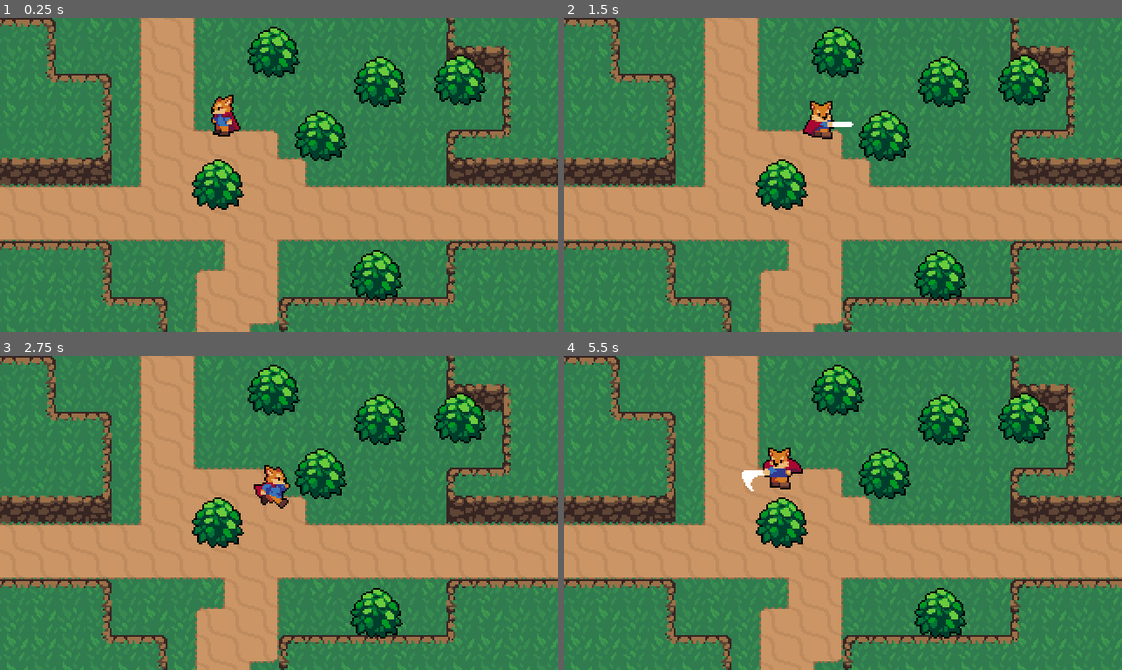
Above: before the commit, frames 1-4 (two rows, left to right).
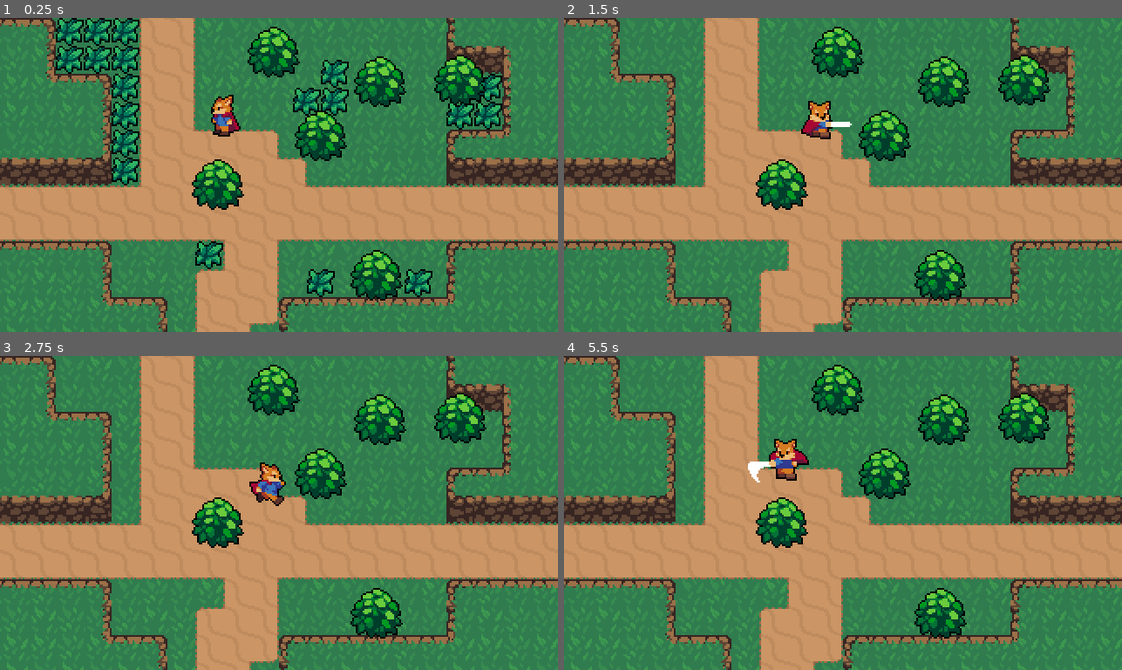
Above: after the commit, the same moments.

Repository: blbynum/action-rpg-tutorial
Game: Godot game, scene res://World.tscn
Two runs of this game, one before a commit and one after it. Both use one fixed random seed, a clock stepped at 60 frames per second and the inputs below.
Inputs:
- Up to frame 1 (0.25 s): no input
- Up to frame 2 (1.5 s): tap Enter at 0.5 s; hold Right (ui_right) 0.53-1.28 s; tap J (Attack) at 0.6, 1.35 s; hold Down (ui_down) from 1.28 s (still down)
- Up to frame 3 (2.75 s): release Down (ui_down) at 2.03 s; hold Right (ui_right) from 2.03 s (still down); tap J (Attack) at 2.1 s
- Up to frame 4 (5.5 s): release Right (ui_right) at 2.78 s; hold Up (ui_up) 2.78-3.53 s; tap J (Attack) every 0.75 s from 2.85 to 5.1 s; hold Left (ui_left) 3.53-5.03 s; hold Down (ui_down) from 5.03 s (still down)

The runs differ from the first frame. In frame 1, 6.2% of the frame differs, in the area x 10-90%, y 0-89%; in frame 2, 0.3%; in frame 3, 0.6%; in frame 4, 1.0%.

Commit message:
P10 - add grass

Diff:
--- a/Player/Player.gd
+++ b/Player/Player.gd
@@ -24,7 +24,7 @@
 
 # every frame
 # delta represents divergence from 60 FPS
-func _physics_process(delta):
+func _process(delta):
 	match(state):
 		MOVE:
 			move_state(delta)
--- a/World.tscn
+++ b/World.tscn
@@ -1,10 +1,12 @@
-[gd_scene load_steps=56 format=2]
+[gd_scene load_steps=58 format=2]
 
 [ext_resource path="res://World/Bush.tscn" type="PackedScene" id=1]
 [ext_resource path="res://Player/Player.tscn" type="PackedScene" id=2]
 [ext_resource path="res://World/GrassBackground.png" type="Texture" id=3]
 [ext_resource path="res://World/DirtTileset.png" type="Texture" id=4]
 [ext_resource path="res://World/CliffTileset.png" type="Texture" id=5]
+[ext_resource path="res://World/Grass.tscn" type="PackedScene" id=6]
+[ext_resource path="res://World/Grass.png" type="Texture" id=7]
 
 [sub_resource type="TileSet" id=1]
 0/name = "DirtTileset.png 0"
@@ -514,20 +516,95 @@
 [node name="Player" parent="YSort" instance=ExtResource( 2 )]
 position = Vector2( 128, 64 )
 
-[node name="Bush" parent="YSort" instance=ExtResource( 1 )]
+[node name="Bushes" type="YSort" parent="YSort"]
+
+[node name="Bush" parent="YSort/Bushes" instance=ExtResource( 1 )]
 position = Vector2( 125, 100 )
 
-[node name="Bush2" parent="YSort" instance=ExtResource( 1 )]
+[node name="Bush2" parent="YSort/Bushes" instance=ExtResource( 1 )]
 position = Vector2( 216, 152 )
 
-[node name="Bush3" parent="YSort" instance=ExtResource( 1 )]
+[node name="Bush3" parent="YSort/Bushes" instance=ExtResource( 1 )]
 position = Vector2( 157, 24 )
 
-[node name="Bush4" parent="YSort" instance=ExtResource( 1 )]
+[node name="Bush4" parent="YSort/Bushes" instance=ExtResource( 1 )]
 position = Vector2( 264, 40 )
 
-[node name="Bush5" parent="YSort" instance=ExtResource( 1 )]
+[node name="Bush5" parent="YSort/Bushes" instance=ExtResource( 1 )]
 position = Vector2( 218, 41 )
 
-[node name="Bush6" parent="YSort" instance=ExtResource( 1 )]
+[node name="Bush6" parent="YSort/Bushes" instance=ExtResource( 1 )]
 position = Vector2( 184, 72 )
+
+[node name="Grass" type="YSort" parent="YSort"]
+
+[node name="Grass" parent="YSort/Grass" instance=ExtResource( 6 )]
+position = Vector2( 32, 16 )
+
+[node name="Grass2" parent="YSort/Grass" instance=ExtResource( 6 )]
+position = Vector2( 48, 16 )
+
+[node name="Grass3" parent="YSort/Grass" instance=ExtResource( 6 )]
+position = Vector2( 32, 0 )
+
+[node name="Grass4" parent="YSort/Grass" instance=ExtResource( 6 )]
+position = Vector2( 48, 0 )
+
+[node name="Grass" parent="YSort/Grass/Grass4" instance=ExtResource( 6 )]
+position = Vector2( 64, 128 )
+
+[node name="Grass" type="Sprite" parent="YSort/Grass/Grass4/Grass"]
+position = Vector2( 168, -72 )
+texture = ExtResource( 7 )
+
+[node name="Grass" type="Sprite" parent="YSort/Grass/Grass4/Grass/Grass"]
+position = Vector2( -16, 0 )
+texture = ExtResource( 7 )
+
+[node name="Grass2" type="Sprite" parent="YSort/Grass/Grass4/Grass/Grass"]
+position = Vector2( 0, -16 )
+texture = ExtResource( 7 )
+
+[node name="Grass3" type="Sprite" parent="YSort/Grass/Grass4/Grass/Grass"]
+position = Vector2( -40, 96 )
+texture = ExtResource( 7 )
+
+[node name="Grass4" type="Sprite" parent="YSort/Grass/Grass4/Grass/Grass"]
+position = Vector2( -96, 96 )
+texture = ExtResource( 7 )
+
+[node name="Grass5" type="Sprite" parent="YSort/Grass/Grass4/Grass/Grass"]
+position = Vector2( -88, -8 )
+texture = ExtResource( 7 )
+
+[node name="Grass6" type="Sprite" parent="YSort/Grass/Grass4/Grass/Grass"]
+position = Vector2( -104, -8 )
+texture = ExtResource( 7 )
+
+[node name="Grass7" type="Sprite" parent="YSort/Grass/Grass4/Grass/Grass"]
+position = Vector2( -88, -24 )
+texture = ExtResource( 7 )
+
+[node name="Grass8" type="Sprite" parent="YSort/Grass/Grass4/Grass/Grass"]
+position = Vector2( -208, 32 )
+texture = ExtResource( 7 )
+
+[node name="Grass9" type="Sprite" parent="YSort/Grass/Grass4/Grass/Grass"]
+position = Vector2( -208, 16 )
+texture = ExtResource( 7 )
+
+[node name="Grass10" type="Sprite" parent="YSort/Grass/Grass4/Grass/Grass"]
+position = Vector2( -208, 0 )
+texture = ExtResource( 7 )
+
+[node name="Grass11" type="Sprite" parent="YSort/Grass/Grass4/Grass/Grass"]
+position = Vector2( -208, -16 )
+texture = ExtResource( 7 )
+
+[node name="Grass12" type="Sprite" parent="YSort/Grass/Grass4/Grass/Grass"]
+position = Vector2( -208, -32 )
+texture = ExtResource( 7 )
+
+[node name="Grass13" type="Sprite" parent="YSort/Grass/Grass4/Grass/Grass"]
+position = Vector2( -208, -48 )
+texture = ExtResource( 7 )
--- /dev/null
+++ b/World/Grass.gd
@@ -0,0 +1,17 @@
+extends Node2D
+
+
+# Declare member variables here. Examples:
+# var a = 2
+# var b = "text"
+
+
+# Called when the node enters the scene tree for the first time.
+func _ready():
+	pass # Replace with function body.
+
+
+# Called every frame. 'delta' is the elapsed time since the previous frame.
+func _process(delta):
+	if Input.is_action_just_pressed("Attack"):
+		queue_free()
--- /dev/null
+++ b/World/Grass.tscn
@@ -0,0 +1,12 @@
+[gd_scene load_steps=3 format=2]
+
+[ext_resource path="res://World/Grass.png" type="Texture" id=1]
+[ext_resource path="res://World/Grass.gd" type="Script" id=2]
+
+[node name="Grass" type="Node2D"]
+script = ExtResource( 2 )
+
+[node name="Sprite" type="Sprite" parent="."]
+texture = ExtResource( 1 )
+centered = false
+offset = Vector2( -8, -8 )
